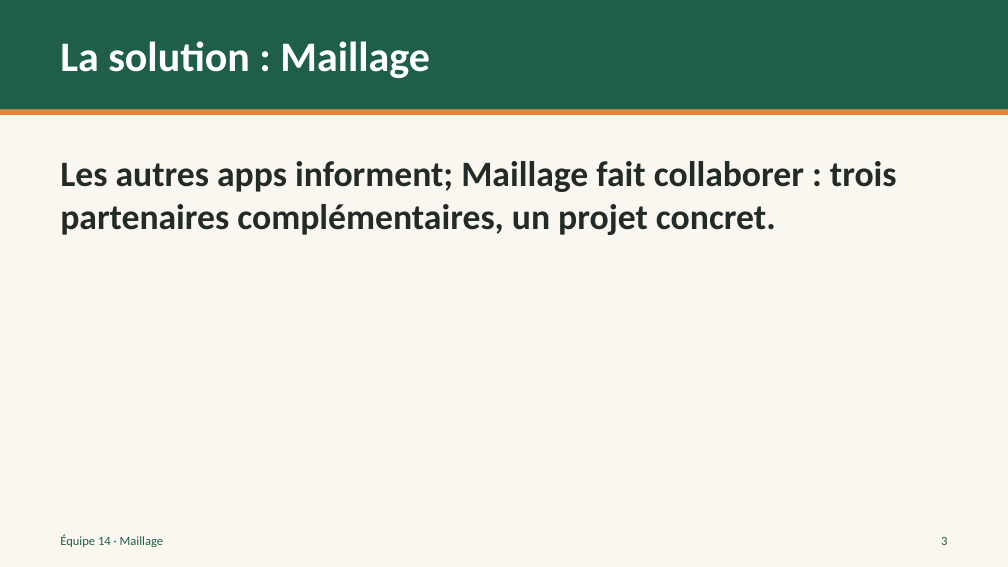
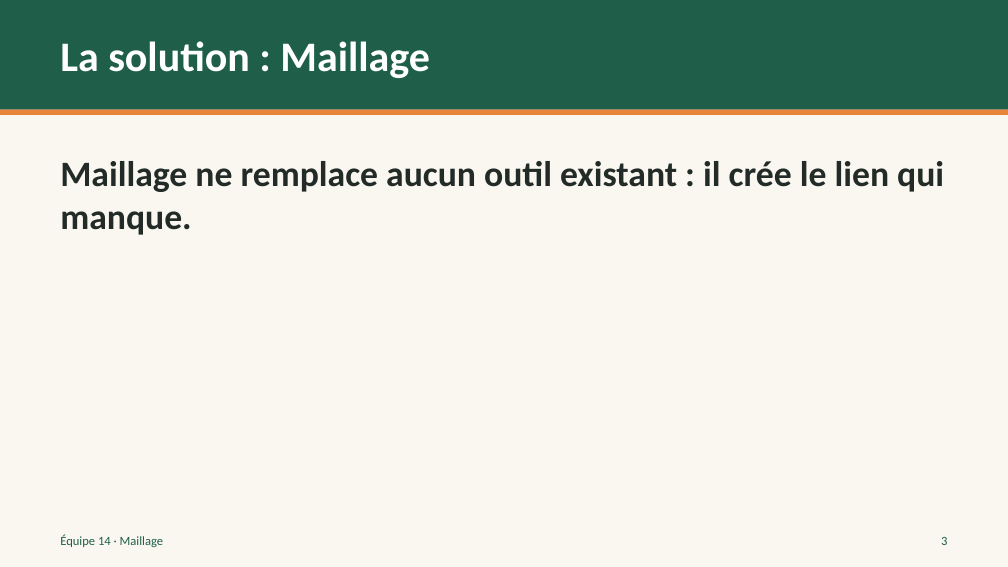
Before and after one commit to cianthiffault2006-png/hackathon-saint-roch-2026, a slide deck: slide 3 of docs/pitch/Maillage.pptx. Drawn at 1008x567 pixels with LibreOffice and Linux fonts; fonts in the diff are those of the drawing. Boxes give left, top, right and bottom in pixels: in the first picture for what was removed or moved away, otherwise in the second. Text is boxed around its words. In the diff, an @@ line names an element or a change of style, - is before the commit and + after.

```diff
--- a/docs/pitch/Maillage.pptx
+++ b/docs/pitch/Maillage.pptx
@@ text at (60, 161, 944, 235): text changed @@
-Les autres apps informent; Maillage fait collaborer : trois partenaires complémentaires, un projet concret.
+Maillage ne remplace aucun outil existant : il crée le lien qui manque.
```
Also in this commit, not shown: 1 other slide changed, 1 slide added, 1 slide removed, 3 other files.
